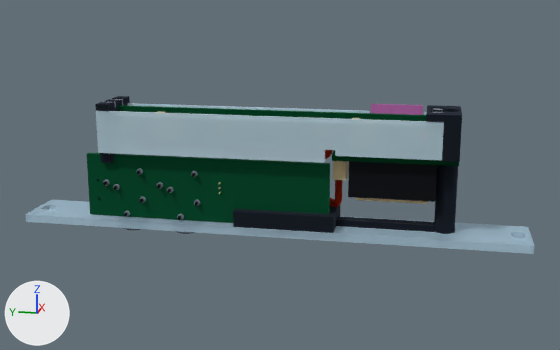
Renders of the glTF model engineering/a7/mechanical/exports/3hp/zudo_led_block_A7_3hp_assembled.glb from each side of a commit.
One viewpoint serves both versions: a 50 mm lens placed at (-179.0, 24.3, 58.7), pointed at (7.8, 61.7, 12.0). The lights are fixed; the arrows at lower left show +X, +Y and +Z. The picture after the commit comes second. Where no turn or scale is listed for an object, it has been applied to the vertices.

The older version as bpy lines, for what is in view:
```python
me_adapter_c5665_keyed_header = bpy.data.meshes.new('adapter_C5665_keyed_header')
me_adapter_c5665_keyed_header.from_pydata(...)  # 176 vertices, 348 faces; spans x 2.9..12.0, y 23.0..43.8, z 8.5..20.0
me_adapter_c5665_keyed_header.materials.append(mat_mat_1)  # dark grey #2b2e33
me_controller_pcb_a7 = bpy.data.meshes.new('controller_pcb_A7')
me_controller_pcb_a7.from_pydata(...)  # 216 vertices, 476 faces; spans x 2.8..4.4, y 48.5..111.4, z 0.2..16.4
me_controller_pcb_a7.materials.append(mat_mat_3)  # dark green #19734c
me_left_diffuser = bpy.data.meshes.new('left_diffuser')
me_left_diffuser.from_pydata(...)  # 168 vertices, 340 faces; spans x 0.3..6.6, y 22.0..107.0, z 17.4..28.0
me_left_diffuser.materials.append(mat_mat_10)  # blue #c7e3f0
ob_adapter_c5665_keyed_header = bpy.data.objects.new('adapter_C5665_keyed_header', me_adapter_c5665_keyed_header)
ob_adapter_c5665_keyed_header.location = (0.0, 0.0, 0.0)
ob_controller_pcb_a7 = bpy.data.objects.new('controller_pcb_A7', me_controller_pcb_a7)
ob_controller_pcb_a7.location = (0.0, 0.0, 0.0)
ob_left_diffuser = bpy.data.objects.new('left_diffuser', me_left_diffuser)
ob_left_diffuser.location = (0.0, 0.0, 0.0)
# also in view: 'IDC_ribbon_R3_side_exit_SCENARIO' at (12.7, 33.4, 20.2); 'front_pmma_A7' at (7.4, 64.3, -1.0); 'left_leaf_pcb_A5' at (7.1, 63.8, 23.9); 'power_adapter_pcb_A5' at (7.5, 33.0, 18.2); 'top_leaf_adapter_cap' at (7.5, 22.0, 24.4)
```
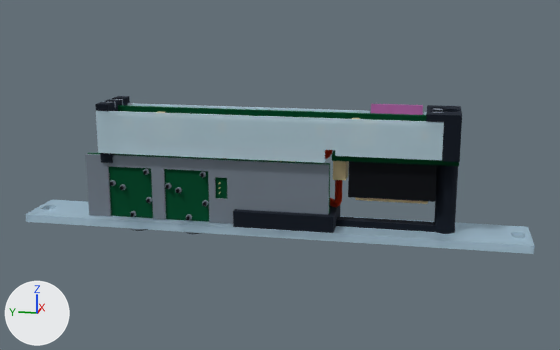
What changed in the scene script:
```text
Add me_solder_face_low_profile_zone:
    me_solder_face_low_profile_zone.from_pydata(...)  # 44 vertices, 88 faces; spans x 2.2..2.8, y 48.5..111.4, z 0.2..16.4
    me_solder_face_low_profile_zone.materials.append(mat_mat_2)  # grey #a3adb8
Add ob_solder_face_low_profile_zone:
    ob_solder_face_low_profile_zone = bpy.data.objects.new('solder_face_low_profile_zone', me_solder_face_low_profile_zone)
    ob_solder_face_low_profile_zone.location = (0.0, 0.0, 0.0)
```

What differs and where, as boxes (x1, y1, x2, y2) in the pictures (560 x 350 px):
'solder_face_low_profile_zone', added: after (85, 154, 329, 224)
'controller_pcb_A7', unchanged, covered by the edit: before (87, 153, 330, 223); after (87, 153, 330, 221)
